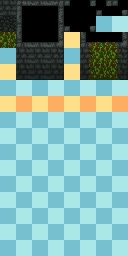
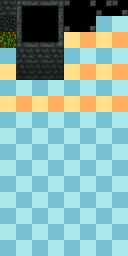
Before/after of a w=128, h=256 layered artwork. What changed in the layer stack:
painted on "Calque 1" over bbox(80, 32, 128, 80)
